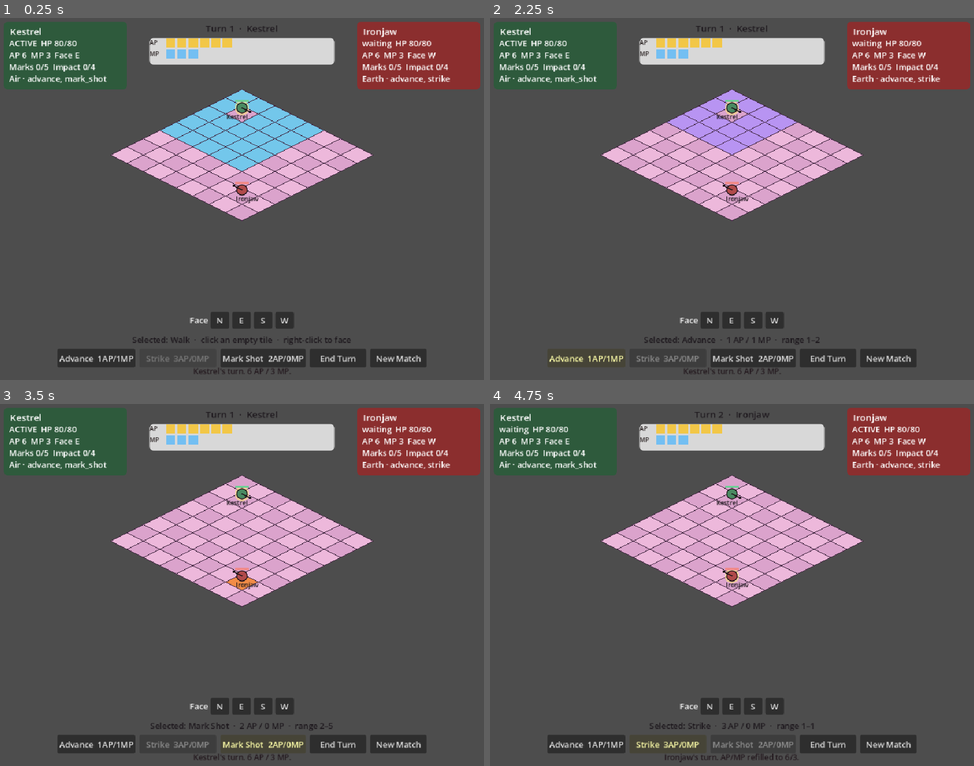
Above: before the commit, frames 1-4 (two rows, left to right).
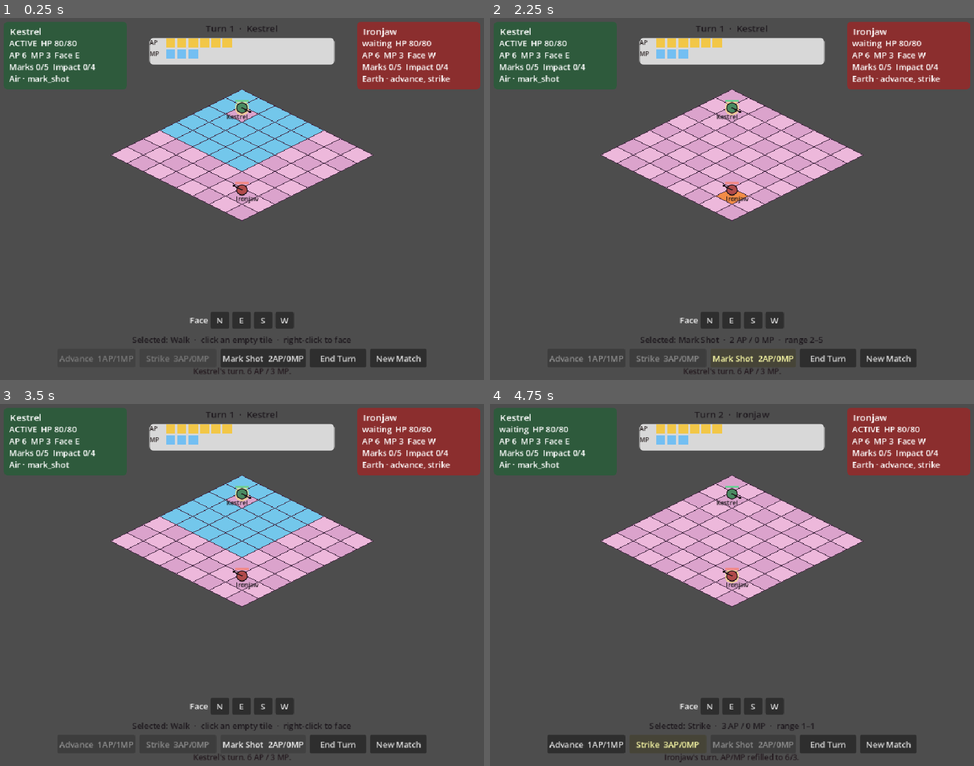
Above: after the commit, the same moments.

Repository: maurogp12/stasiumxii
Game: Godot game, scene res://main.tscn
Same seed, same stepped clock (60 frames per second), same inputs: the game is played once before the commit and once after it.
Inputs:
- Up to frame 1 (0.25 s): no input
- Up to frame 2 (2.25 s): click "New Match" at 0.5 s; click "New Match" at 1.25 s; click "Advance 1AP/1MP" (after the commit: "Mark Shot 2AP/0MP") at 2 s
- Up to frame 3 (3.5 s): click "Mark Shot 2AP/0MP" at 2.75 s
- Up to frame 4 (4.75 s): click "End Turn" at 3.5 s; click "Strike 3AP/0MP" at 4.25 s

The runs differ from the first frame. In frame 1, 0.3% of the frame differs, in the area x 5-28%, y 15-96%; in frame 2, 2.9%; in frame 3, 4.2%, in the area x 5-73%, y 15-96%; in frame 4, 0.2%.

Commit message:
Lock Advance to Ironjaw and omit WindMod from damage.
Kestrel cannot cast Advance, has no legal Advance intents, and never
gains Impact. Damage uses Base × facing × Locked Mastery/Passive/Resist
constants with no invented WindMod term.

Co-authored-by: maurogp12 <maurogp12@users.noreply.github.com>

Diff:
--- a/backend/combat_sim.gd
+++ b/backend/combat_sim.gd
@@ -11,7 +11,6 @@
 const CRIT_MULT := 1.0
 const MASTERY := 0.0
 const RESIST := 0.0
-const WIND_MOD := 1.0
 const PASSIVE := 1.0
 const BACK_FACING := 1.20
 const FRONT_SIDE_FACING := 1.00
@@ -127,6 +126,8 @@
 					out.append({"type": "move", "to": cell, "seat": seat})
 
 	for spell_id in actor["spells"]:
+		if spell_id == SpellKits.ADVANCE and str(actor["class_id"]) != SpellKits.CLASS_IRONJAW:
+			continue
 		var def: Dictionary = SpellKits.spell(spell_id)
 		if def.is_empty():
 			continue
@@ -190,9 +191,9 @@
 		"open_notes": {
 			"A01": "Provisional Open: Marks live on the target; Impact lives on the caster. Caps 5 / 4.",
 			"A02": "Provisional Open: walk spends Chebyshev distance; destination must be empty. No pathing through occupants (destination rule only; no walls).",
-			"A03": "Omitted: Gust/wind heading. WindMod held at 1.0.",
+			"A03": "Omitted: Gust/wind heading. WindMod omitted (not invented as 1.0).",
 			"A04": "Crit *roll* OFF. CritMult held at 1.0. No elemental riders.",
-			"A05": "Provisional Open: Resist 0, WindMod 1.0, damage rounded to nearest int.",
+			"A05": "Provisional Open: Resist 0, damage rounded to nearest int. WindMod omitted from the formula.",
 			"A06": "Provisional Open: Advance dashes to any empty Chebyshev 1–2 tile. +1 Impact if Chebyshev 1 to an enemy after landing. Facing unchanged.",
 			"A07": "Provisional Open: back = 90° rear cone (facing-axis dominates and is opposite). Front/side ×1.00, back ×1.20.",
 		},
@@ -325,6 +326,8 @@
 	var def: Dictionary = SpellKits.spell(spell_id)
 	if def.is_empty():
 		return _reject(intent, "unknown_spell", "REJECT — unknown spell.")
+	if spell_id == SpellKits.ADVANCE and str(actor["class_id"]) != SpellKits.CLASS_IRONJAW:
+		return _reject(intent, "spell_not_in_kit", "REJECT — Advance is Ironjaw-only (refund).")
 	if not SpellKits.has_spell(str(actor["class_id"]), spell_id):
 		return _reject(intent, "spell_not_in_kit", "REJECT — %s is not in %s's kit (refund)." % [def["name"], actor["name"]])
 	if not intent.has("to"):
@@ -357,6 +360,8 @@
 
 
 func _resolve_advance(intent: Dictionary, actor: Dictionary, def: Dictionary, dest: Vector2i, ap_cost: int, mp_cost: int) -> Dictionary:
+	if str(actor["class_id"]) != SpellKits.CLASS_IRONJAW:
+		return _reject(intent, "spell_not_in_kit", "REJECT — Advance is Ironjaw-only (refund).")
 	var from: Vector2i = actor["pos"]
 	actor["ap"] = int(actor["ap"]) - ap_cost
 	actor["mp"] = int(actor["mp"]) - mp_cost
@@ -422,7 +427,7 @@
 		})
 		return _accept()
 
-	var raw: float = float(def["base_damage"]) * CRIT_MULT * PASSIVE * (1.0 + MASTERY / 100.0) * (1.0 - RESIST / 100.0) * facing_mult * WIND_MOD
+	var raw: float = float(def["base_damage"]) * CRIT_MULT * PASSIVE * (1.0 + MASTERY / 100.0) * (1.0 - RESIST / 100.0) * facing_mult
 	var damage := roundi(raw)
 	target["hp"] = int(target["hp"]) - damage
 	if int(target["hp"]) < 0:
@@ -522,6 +527,8 @@
 
 
 func _gain_impact(unit: Dictionary, amount: int) -> int:
+	if str(unit.get("class_id", "")) != SpellKits.CLASS_IRONJAW:
+		return 0
 	var before: int = int(unit["impact"])
 	unit["impact"] = mini(before + amount, int(unit["impact_cap"]))
 	return int(unit["impact"]) - before
--- a/data/kits.gd
+++ b/data/kits.gd
@@ -2,6 +2,7 @@
 class_name SpellKits
 
 ## Phase A locked kit only. Later spells stay out of this table.
+## Advance is Ironjaw-only (Locked). Kestrel never has Advance and never gains Impact.
 const ADVANCE := "advance"
 const STRIKE := "strike"
 const MARK_SHOT := "mark_shot"
@@ -13,6 +14,7 @@
 	ADVANCE: {
 		"id": ADVANCE,
 		"name": "Advance",
+		"class_id": CLASS_IRONJAW,
 		"ap": 1,
 		"mp": 1,
 		"min_range": 1,
@@ -52,7 +54,7 @@
 }
 
 const CLASS_SPELLS := {
-	CLASS_KESTREL: [ADVANCE, MARK_SHOT],
+	CLASS_KESTREL: [MARK_SHOT],
 	CLASS_IRONJAW: [ADVANCE, STRIKE],
 }
 
--- a/tests/run_combat_tests.gd
+++ b/tests/run_combat_tests.gd
@@ -29,10 +29,12 @@
 	_test_back_facing_multiplier()
 	_test_mark_shot_range_and_marks()
 	_test_advance_impact_adjacency()
+	_test_kestrel_cannot_advance()
 	_test_hit_bands()
 	_test_class_kits()
 	_test_match_over()
 	_test_crit_mult_held()
+	_test_wind_mod_omitted()
 	_test_legal_intents_empty_for_other_seat()
 	_test_view_does_not_roll_or_own_hp()
 
@@ -190,23 +192,55 @@
 func _test_advance_impact_adjacency() -> void:
 	_sim.reset_match({
 		"seed": 1,
+		"kestrel_pos": Vector2i(3, 0),
+		"ironjaw_pos": Vector2i(0, 0),
+	})
+	_sim.submit({"type": "end_turn"})
+	var result: Dictionary = _sim.submit({"type": "cast", "spell": "advance", "to": Vector2i(2, 0)})
+	eq(result["ok"], true, "Ironjaw Advance 2 tiles with no roll")
+	eq(_unit(1)["pos"], Vector2i(2, 0), "dash landed")
+	eq(_unit(1)["ap"], 5, "Advance spends 1 AP")
+	eq(_unit(1)["mp"], 2, "Advance spends 1 MP")
+	eq(_unit(1)["impact"], 1, "ending Chebyshev 1 to Kestrel grants Impact")
+	eq(_unit(0)["impact"], 0, "Kestrel never gains Impact")
+	eq(result["events"][0]["rolled"], false, "Advance never rolls")
+	_sim.reset_match({
+		"seed": 1,
+		"kestrel_pos": Vector2i(7, 7),
+		"ironjaw_pos": Vector2i(0, 0),
+	})
+	_sim.submit({"type": "end_turn"})
+	result = _sim.submit({"type": "cast", "spell": "advance", "to": Vector2i(2, 0)})
+	eq(_unit(1)["impact"], 0, "Advance far from enemy grants no Impact")
+	eq(_unit(0)["impact"], 0, "Kestrel still has 0 Impact")
+
+
+func _test_kestrel_cannot_advance() -> void:
+	_sim.reset_match({
+		"seed": 1,
 		"kestrel_pos": Vector2i(0, 0),
 		"ironjaw_pos": Vector2i(3, 0),
 	})
+	eq(_unit(0)["spells"].has("advance"), false, "Kestrel kit does not include Advance")
+	eq(_unit(1)["spells"].has("advance"), true, "Ironjaw kit includes Advance")
 	var result: Dictionary = _sim.submit({"type": "cast", "spell": "advance", "to": Vector2i(2, 0)})
-	eq(result["ok"], true, "Advance 2 tiles with no roll")
-	eq(_unit(0)["pos"], Vector2i(2, 0), "dash landed")
-	eq(_unit(0)["ap"], 5, "Advance spends 1 AP")
-	eq(_unit(0)["mp"], 2, "Advance spends 1 MP")
-	eq(_unit(0)["impact"], 1, "ending Chebyshev 1 to Ironjaw grants Impact")
-	eq(result["events"][0]["rolled"], false, "Advance never rolls")
-	_sim.reset_match({
-		"seed": 1,
-		"kestrel_pos": Vector2i(0, 0),
-		"ironjaw_pos": Vector2i(7, 7),
-	})
-	result = _sim.submit({"type": "cast", "spell": "advance", "to": Vector2i(2, 0)})
-	eq(_unit(0)["impact"], 0, "Advance far from enemy grants no Impact")
+	eq(result["illegal"], true, "Kestrel Advance is rejected")
+	eq(result["reason"], "spell_not_in_kit", "reject reason is spell_not_in_kit")
+	eq(_unit(0)["pos"], Vector2i(0, 0), "Kestrel did not dash")
+	eq(_unit(0)["ap"], 6, "Kestrel Advance refunds AP")
+	eq(_unit(0)["mp"], 3, "Kestrel Advance refunds MP")
+	eq(_unit(0)["impact"], 0, "Kestrel never gains Impact")
+	for intent in _sim.legal_intents(0):
+		if str(intent.get("type", "")) == "cast" and str(intent.get("spell", "")) == "advance":
+			fail("Kestrel legal_intents must not include advance")
+			return
+	_sim.submit({"type": "end_turn"})
+	var found_advance := false
+	for intent in _sim.legal_intents(1):
+		if str(intent.get("type", "")) == "cast" and str(intent.get("spell", "")) == "advance":
+			found_advance = true
+			break
+	truthy(found_advance, "Ironjaw legal_intents include Advance")
 
 
 func _test_hit_bands() -> void:
@@ -226,6 +260,8 @@
 		"kestrel_pos": Vector2i(0, 0),
 		"ironjaw_pos": Vector2i(1, 0),
 	})
+	eq(_unit(0)["spells"], ["mark_shot"], "Kestrel kit is Mark Shot only")
+	eq(_unit(1)["spells"], ["advance", "strike"], "Ironjaw kit is Advance + Strike")
 	_sim.submit({"type": "end_turn"})
 	var result: Dictionary = _sim.submit({"type": "cast", "spell": "mark_shot", "to": Vector2i(0, 0)})
 	eq(result["illegal"], true, "Ironjaw cannot Mark Shot")
@@ -278,6 +314,17 @@
 	var result: Dictionary = _sim.submit({"type": "cast", "spell": "mark_shot", "to": Vector2i(2, 0)})
 	eq(result["events"][0]["crit_mult"], 1.0, "CritMult stays 1.0 even on a connect")
 	eq(_sim.snapshot()["crit_mult"], 1.0, "snapshot exposes CritMult 1.0")
+	eq(_sim.snapshot()["crit_roll"], false, "crit roll stays OFF")
+
+
+func _test_wind_mod_omitted() -> void:
+	var sim_src := FileAccess.get_file_as_string("res://backend/combat_sim.gd")
+	eq(sim_src.contains("WIND_MOD"), false, "CombatSim has no WIND_MOD constant")
+	eq(sim_src.contains("wind_mod"), false, "CombatSim has no wind_mod term")
+	eq(sim_src.contains("* WindMod"), false, "CombatSim does not multiply by WindMod")
+	var hit_src := FileAccess.get_file_as_string("res://backend/combat_sim.gd")
+	truthy(hit_src.contains("* facing_mult"), "damage still multiplies by facing")
+	eq(hit_src.contains("* facing_mult *"), false, "facing is the last damage multiplier")
 
 
 func _test_legal_intents_empty_for_other_seat() -> void:
@@ -291,6 +338,9 @@
 	truthy(types.has("move"), "move is legal")
 	truthy(types.has("face"), "face is legal")
 	truthy(types.has("cast"), "cast is legal")
+	for intent in _sim.legal_intents(0):
+		if str(intent.get("type", "")) == "cast":
+			eq(str(intent.get("spell", "")), "mark_shot", "Kestrel legal casts are Mark Shot only")
 
 
 func _test_view_does_not_roll_or_own_hp() -> void:
Not shown, changed: README.md
